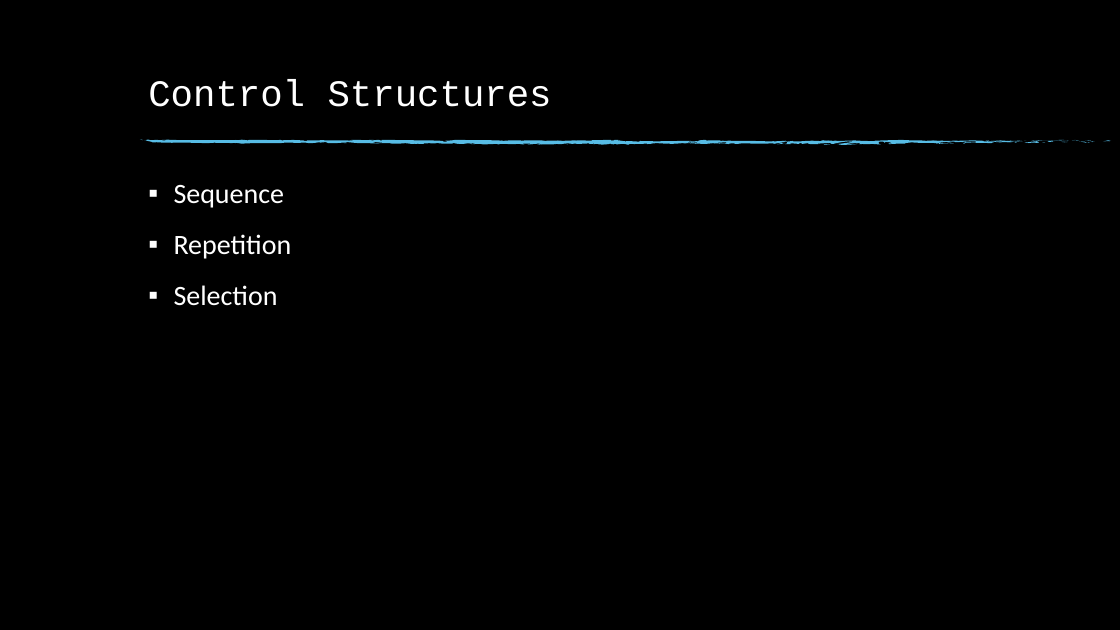
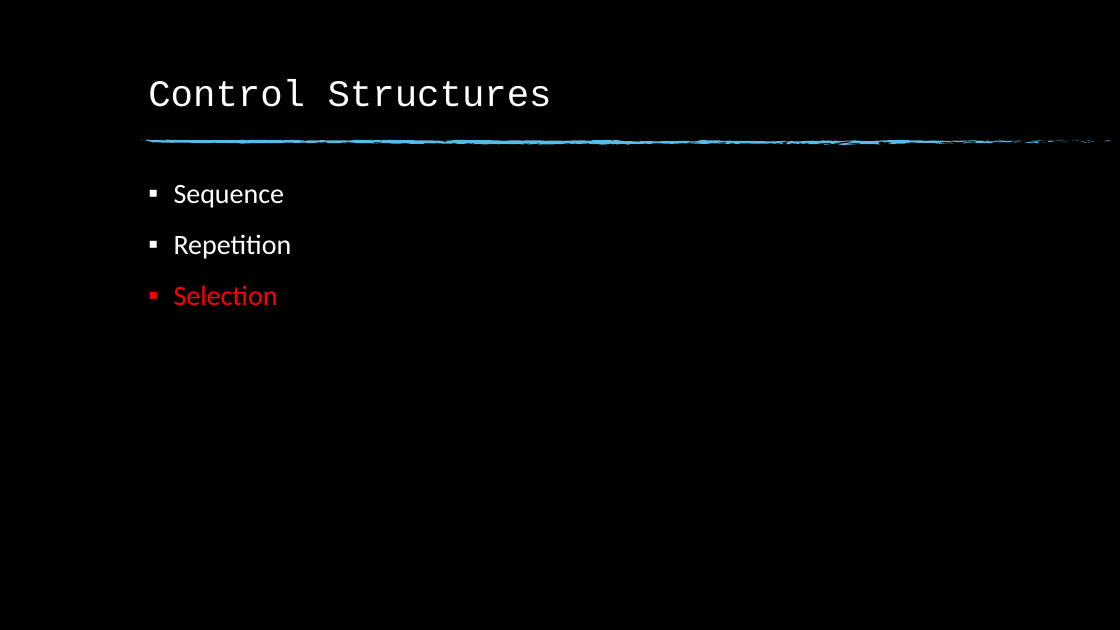
Before and after one commit to derpyfoop/COMP151Website, a slide deck: slide 2 of PowerPoints/COMP151_Selection.pptx. Drawn at 1120x630 pixels with LibreOffice and Linux fonts; fonts in the diff are those of the drawing; background and template pictures are left out. Boxes give left, top, right and bottom in pixels: in the first picture for what was removed or moved away, otherwise in the second. Text is boxed around its words. In the diff, an @@ line names an element or a change of style, - is before the commit and + after.

```diff
--- a/PowerPoints/COMP151_Selection.pptx
+++ b/PowerPoints/COMP151_Selection.pptx
@@ text at [174, 285, 278, 306]: text colour #FFFFFF to #FF0000 in "Selection" @@
```
Also in this commit, not shown: 17 other files.
